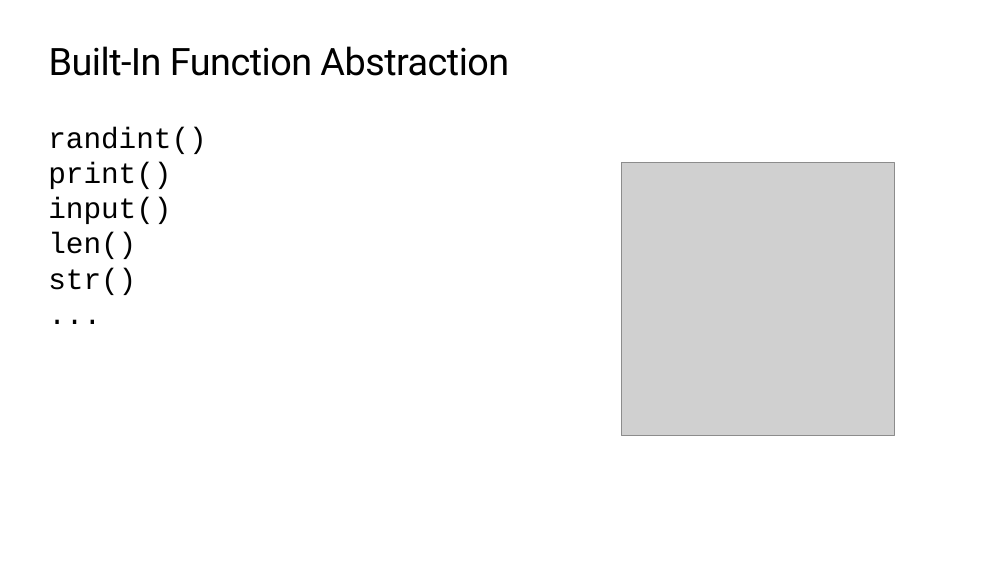
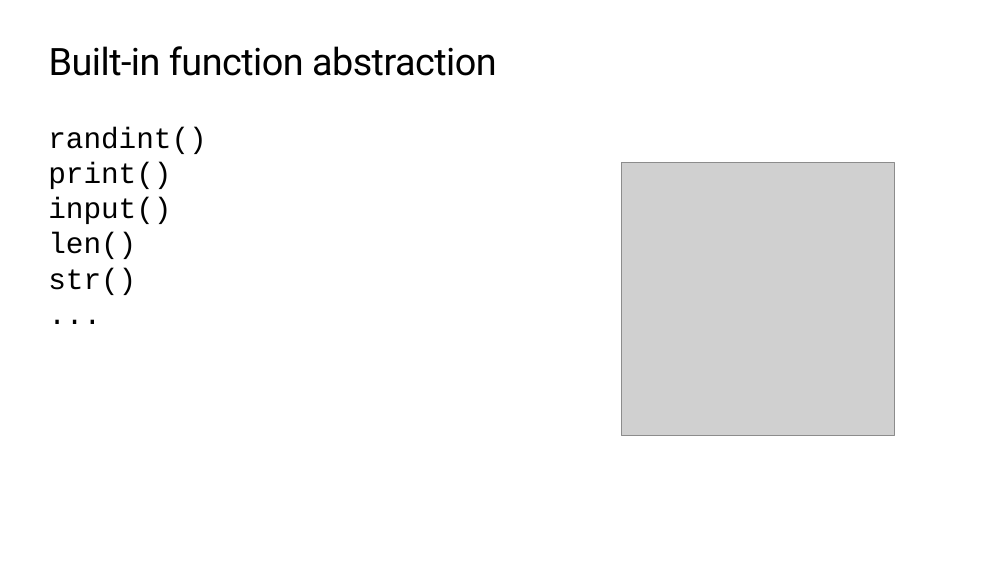
Before and after one commit to TEALSK12/2nd-semester-introduction-to-computer-science, a slide deck: slide 11 of units/3_unit/slidedecks/Intro Python 3.02 TEALS.pptx. Drawn at 1008x567 pixels with LibreOffice and Linux fonts; fonts in the diff are those of the drawing; grey boxes stand for pictures; background and template pictures are left out. Boxes give left, top, right and bottom in pixels: in the first picture for what was removed or moved away, otherwise in the second. Text is boxed around its words. In the diff, an @@ line names an element or a change of style, - is before the commit and + after.

```diff
--- a/units/3_unit/slidedecks/Intro Python 3.02 TEALS.pptx
+++ b/units/3_unit/slidedecks/Intro Python 3.02 TEALS.pptx
@@ title at (49, 46, 497, 76): text changed @@
-Built-In Function Abstraction
+Built-in function abstraction
```
Also in this commit, not shown: 14 other slides changed.
